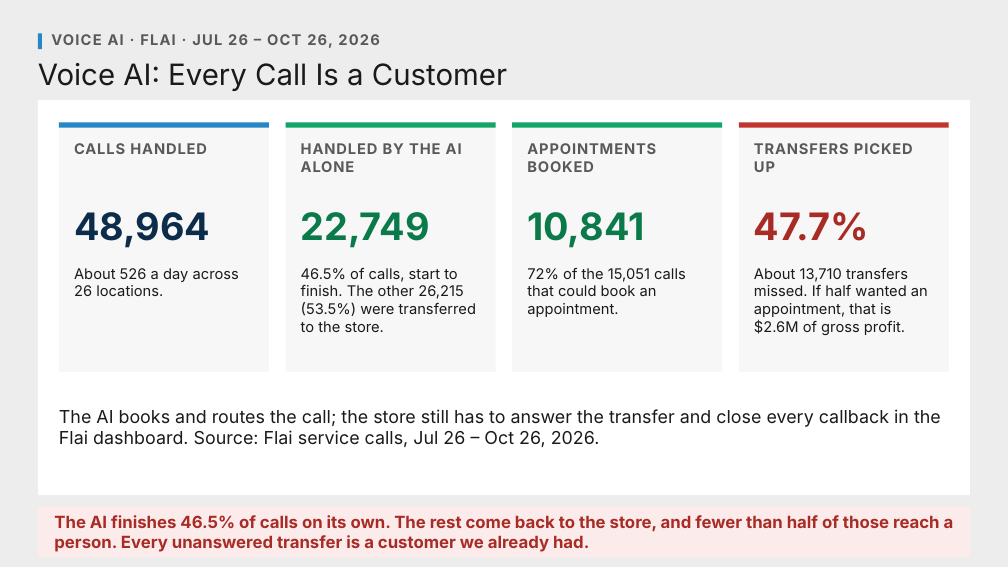
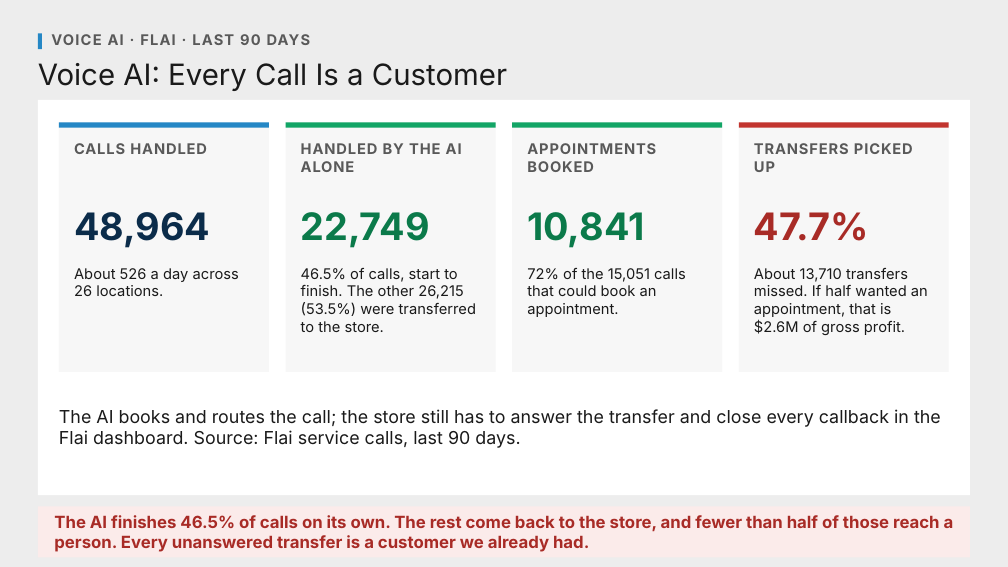
Before and after one commit to Ndresner/Noah, a slide deck: slide 44 of day2-deck/decks/Fixed Ops - Day 2 Example Test Deck.pptx. Drawn at 1008x567 pixels with LibreOffice and Linux fonts; fonts in the diff are those of the drawing. Boxes give left, top, right and bottom in pixels: in the first picture for what was removed or moved away, otherwise in the second. Text is boxed around its words. In the diff, an @@ line names an element or a change of style, - is before the commit and + after.

```diff
--- a/day2-deck/decks/Fixed Ops - Day 2 Example Test Deck.pptx
+++ b/day2-deck/decks/Fixed Ops - Day 2 Example Test Deck.pptx
@@ text at <box>51,34,311,45</box>: text changed @@
-VOICE AI · FLAI · JUL 26 – OCT 26, 2026
+VOICE AI · FLAI · LAST 90 DAYS
@@ text at <box>59,409,941,448</box>: text changed @@
-The AI books and routes the call; the store still has to answer the transfer and close every callback in the Flai dashboard. Source: Flai service calls, Jul 26 – Oct 26, 2026.
+The AI books and routes the call; the store still has to answer the transfer and close every callback in the Flai dashboard. Source: Flai service calls, last 90 days.
```
Also in this commit, not shown: 4 other slides changed, 10 other files.
